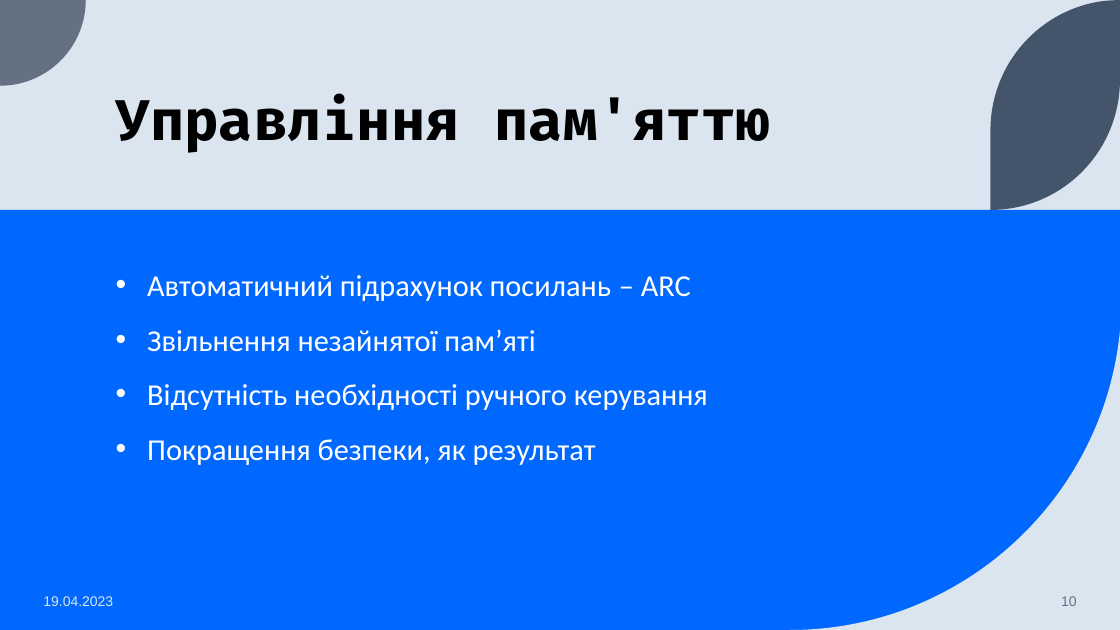
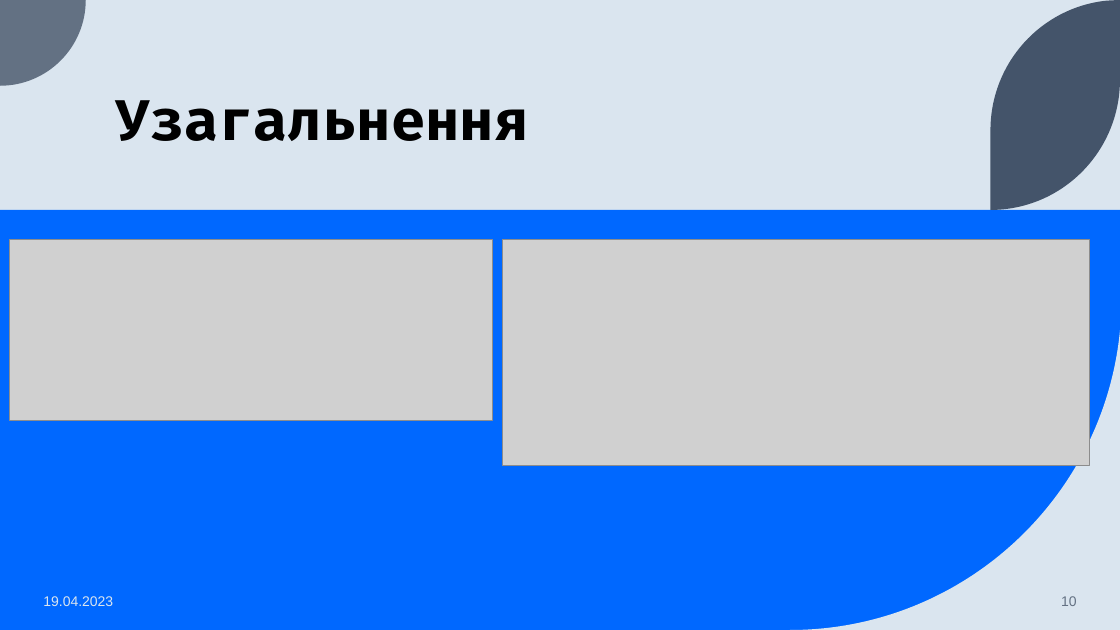
Before and after one commit to seesmof/University-Universytet, a slide deck: slide 10 of year1-term2/SS/ct1/presentation.pptx. Drawn at 1120x630 pixels with LibreOffice and Linux fonts; fonts in the diff are those of the drawing; grey boxes stand for pictures. Boxes give left, top, right and bottom in pixels: in the first picture for what was removed or moved away, otherwise in the second. Text is boxed around its words. In the diff, an @@ line names an element or a change of style, - is before the commit and + after.

```diff
--- a/year1-term2/SS/ct1/presentation.pptx
+++ b/year1-term2/SS/ct1/presentation.pptx
@@ title at box(116, 100, 529, 141): text changed @@
-Управління пам'яттю
+Узагальнення
@@ picture added at box(9, 239, 492, 420) @@
@@ picture added at box(502, 239, 1090, 465) @@
@@ text removed at box(147, 275, 708, 465) @@
-• Автоматичний підрахунок посилань – ARC
-• Звільнення незайнятої пам’яті
-• Відсутність необхідності ручного керування
-• Покращення безпеки, як результат
```
Also in this commit, not shown: 6 other slides changed, 5 slides added, 3 slides removed, 1 other file.
